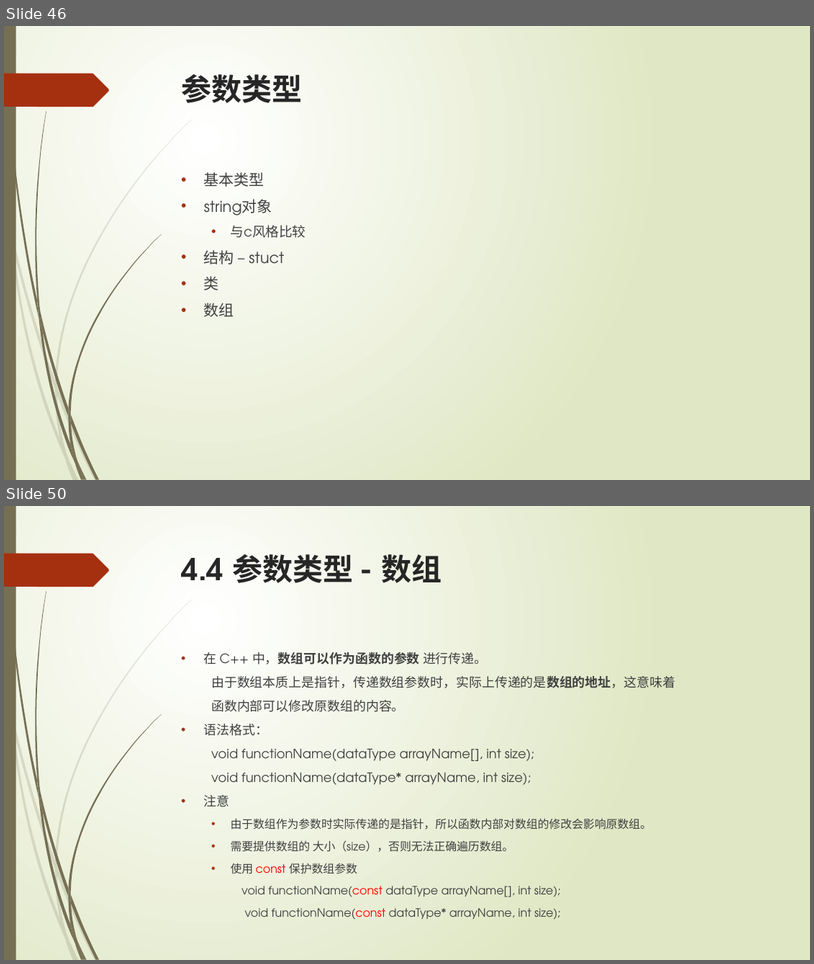
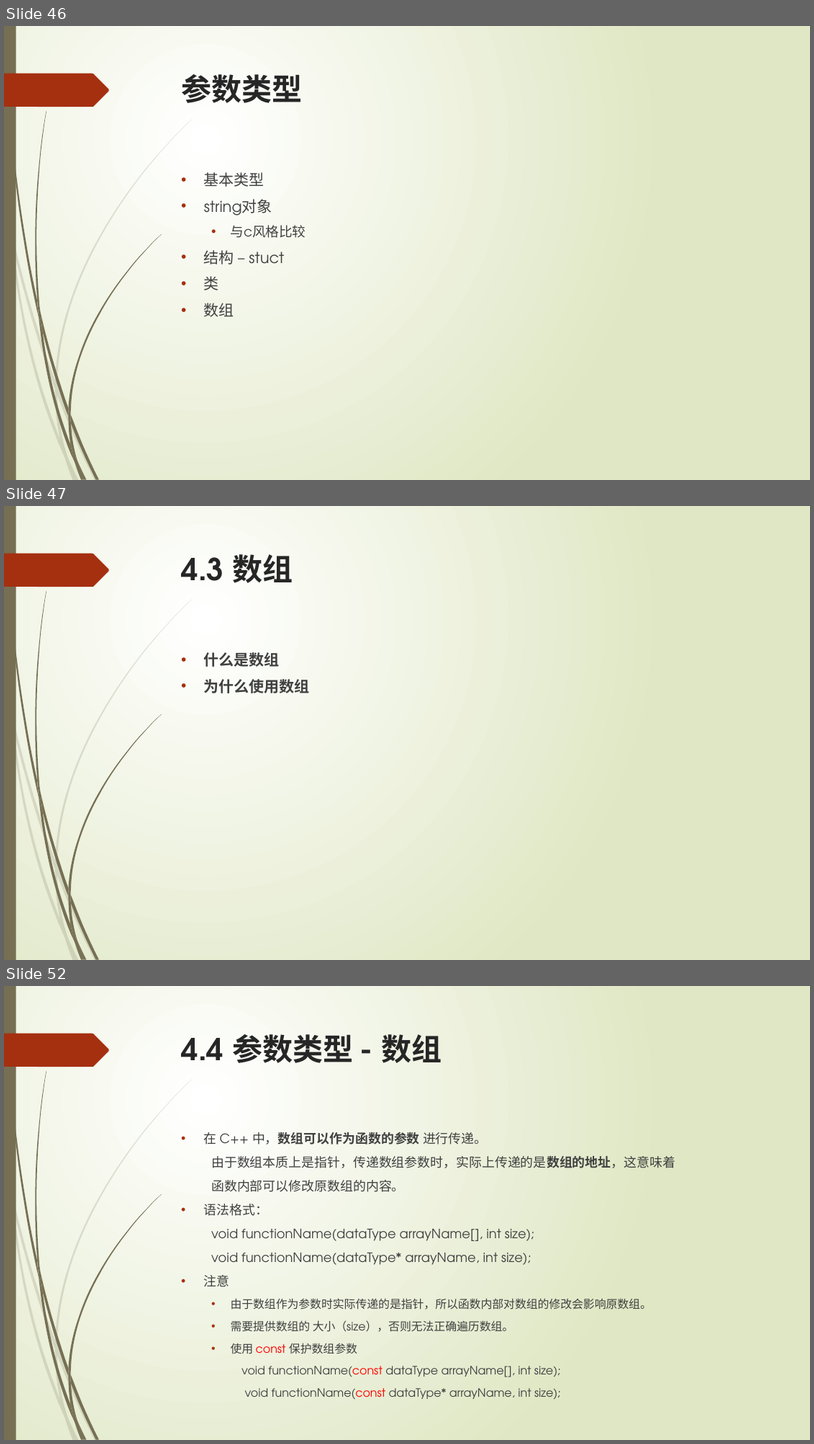
Before and after one commit to liuty2006/learn, a slide deck: learn_cpp/docs/C++语言培训.pptx. Shown one above the other, each under a label of ours: slides 46 and 50 before the commit, slides 46, 47 and 52 after it; the slides between them are not shown. The pictures are 814x964 and 814x1444 pixels, drawn with LibreOffice and Linux fonts; fonts in the diff are those of the drawing. Boxes give left, top, right and bottom in pixels: in the first picture for what was removed or moved away, otherwise in the second. Text is boxed around its words. In the diff, an @@ line names an element or a change of style, - is before the commit and + after.

```diff
--- a/learn_cpp/docs/C++语言培训.pptx
+++ b/learn_cpp/docs/C++语言培训.pptx
@@ slide 47 added at [4,506,810,960], background gradient #FFFFFF to #DFE8C4; not listed: 24 template elements that a slide beside it also shows @@
@@ title added at [182,554,293,583], 36 pt, text #262626, bold @@
+4.3 数组
@@ text added at [204,652,310,693], 18 pt, text #404040, bold @@
+• 什么是数组
+• 为什么使用数组
@@ what was slide 50 is now slide 52 @@
```
Also in this commit, not shown: 4 slides changed, 2 other slides added, 9 other files.
